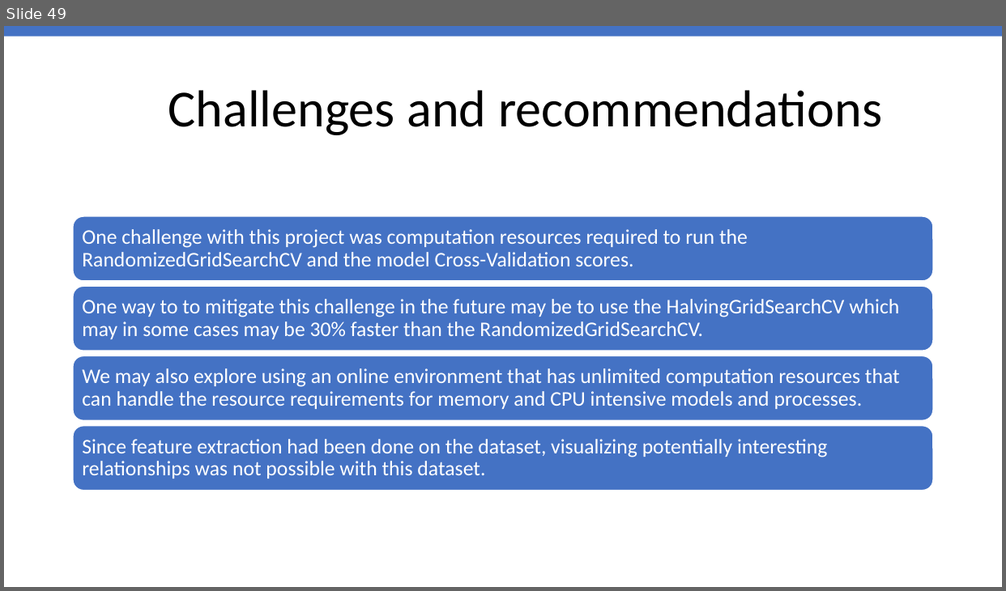
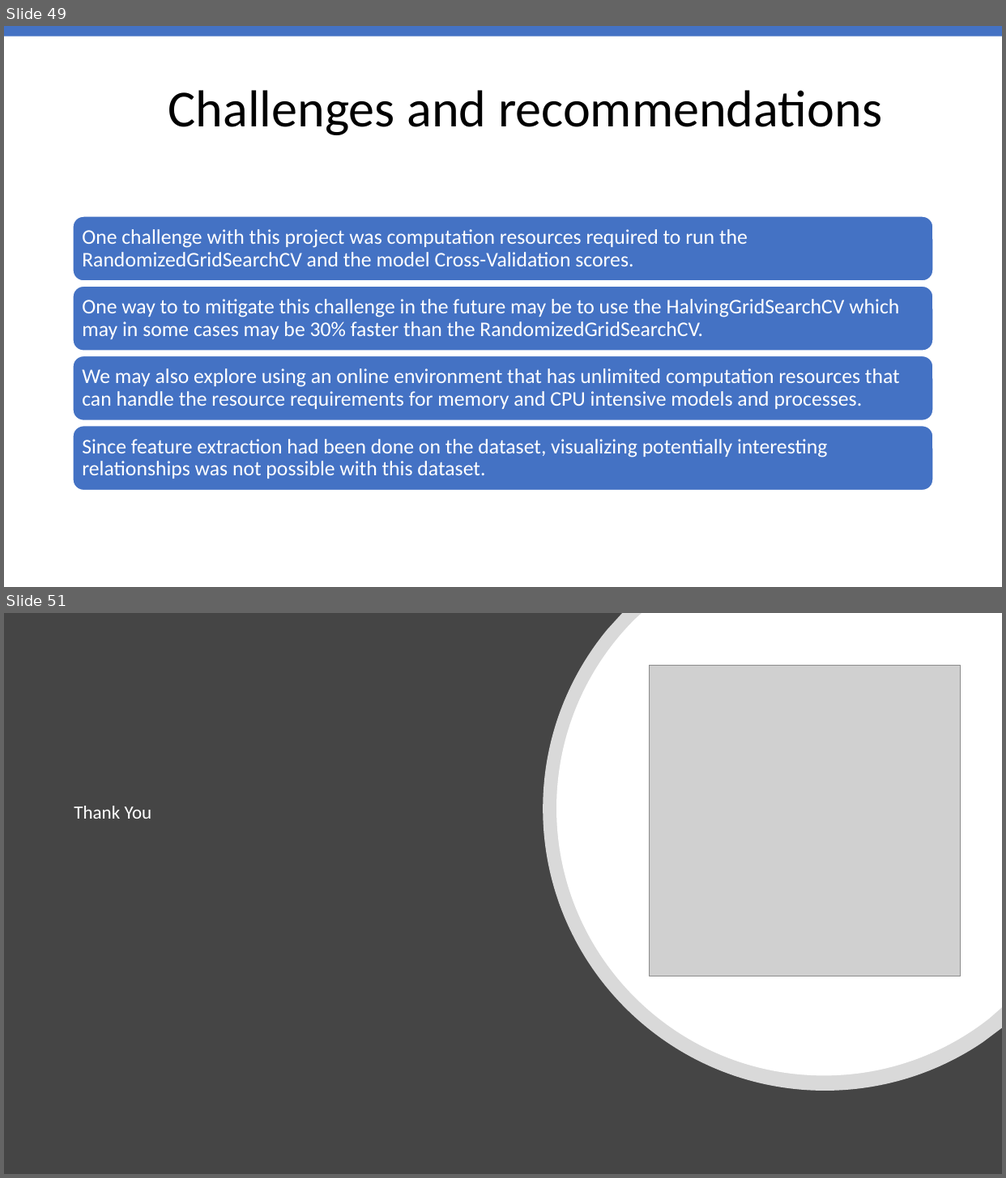
Before and after one commit to dsaulsb1/Fraud-Project, a slide deck: FraudProject2021.pptx. Shown one above the other, each under a label of ours: slide 49 before the commit, slides 49 and 51 after it; the slides between them are not shown. The pictures are 1006x591 and 1006x1178 pixels, drawn with LibreOffice and Linux fonts; fonts in the diff are those of the drawing; grey boxes stand for pictures. Boxes give left, top, right and bottom in pixels: in the first picture for what was removed or moved away, otherwise in the second. Text is boxed around its words. In the diff, an @@ line names an element or a change of style, - is before the commit and + after.

```diff
--- a/FraudProject2021.pptx
+++ b/FraudProject2021.pptx
@@ slide 51 added at [4, 613, 1002, 1174], background #454545 @@
@@ freeform shape added at [543, 613, 1002, 1092], fill #FFFFFF at 80% opacity @@
@@ freeform shape added at [556, 613, 1002, 1076], fill #FFFFFF @@
@@ picture added at [650, 666, 960, 976] @@
@@ text added at [74, 806, 152, 819], 18 pt, text #FFFFFF @@
+Thank You
```
Also in this commit, not shown: 1 other slide added.
